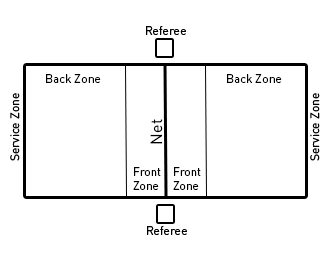
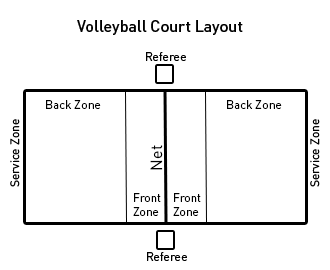
The second 330x270 image is a revision of the first. Changes to its layers:
added layer "Volleyball Court Layout" above "Layer 1" over (x1=77, y1=20, x2=243, y2=35)
added layer "Layer 1" above "Front Zone copy" over (x1=10, y1=52, x2=320, y2=261)
hid "Front Zone copy" over (x1=133, y1=167, x2=161, y2=190)
hid "Front Zone" over (x1=173, y1=167, x2=201, y2=190)
hid "Back Zone copy" over (x1=46, y1=74, x2=101, y2=83)
hid "Back Zone" over (x1=227, y1=74, x2=282, y2=83)
hid "Shape 2 copy" over (x1=125, y1=66, x2=127, y2=196)
hid "Shape 2" over (x1=205, y1=66, x2=207, y2=196)
hid "Service Zone copy" over (x1=310, y1=93, x2=320, y2=161)
hid "Service Zone" over (x1=10, y1=93, x2=20, y2=161)
hid "Referee copy" over (x1=146, y1=26, x2=186, y2=35)
hid "Referee" over (x1=147, y1=226, x2=187, y2=235)
hid "Rectangle 2 copy" over (x1=158, y1=206, x2=168, y2=222)
hid "Rectangle 2" over (x1=157, y1=52, x2=172, y2=56)
hid "Net" over (x1=150, y1=119, x2=163, y2=144)
hid "Shape 1" over (x1=164, y1=66, x2=167, y2=196)
hid "Rectangle 1" over (x1=26, y1=66, x2=305, y2=196)
